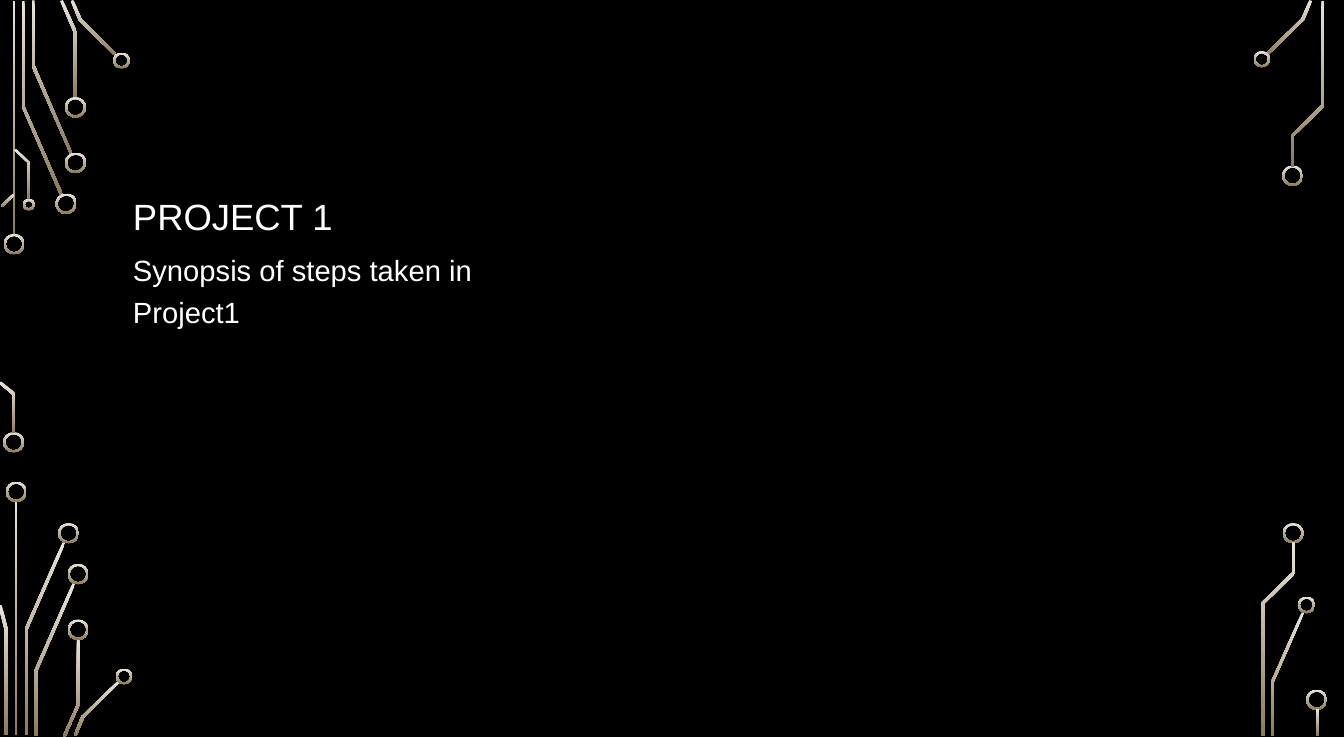
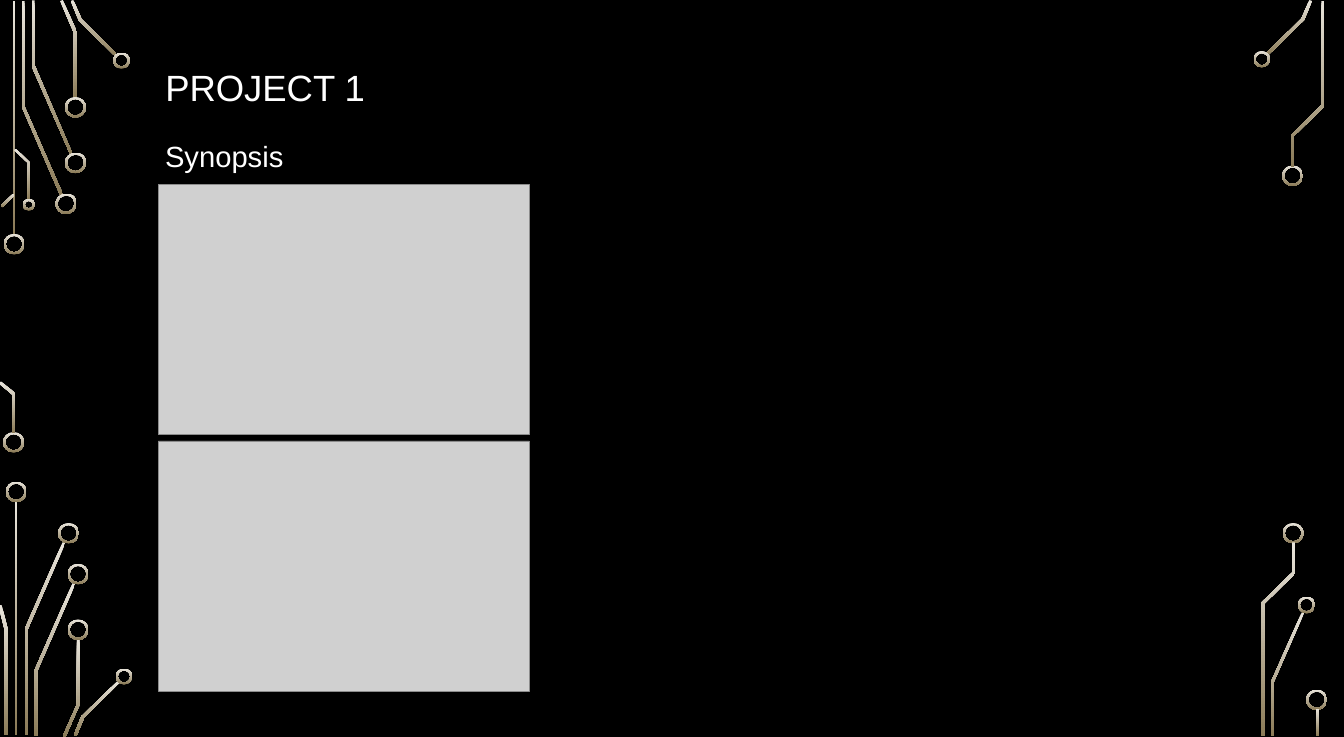
Before and after one commit to ngupta23/PredictingPerformanceIntegratedCircuits, a slide deck: slide 4 of Presentation/MSDS6372_Project2_Presentation.pptx. Drawn at 1344x737 pixels with LibreOffice and Linux fonts; fonts in the diff are those of the drawing; grey boxes stand for pictures; background and template pictures are left out. Boxes give left, top, right and bottom in pixels: in the first picture for what was removed or moved away, otherwise in the second. Text is boxed around its words. In the diff, an @@ line names an element or a change of style, - is before the commit and + after.

Commit message:
Final Presentation and Paper Moved from OneDrive to Git

```diff
--- a/Presentation/MSDS6372_Project2_Presentation.pptx
+++ b/Presentation/MSDS6372_Project2_Presentation.pptx
@@ title "PROJECT 1": place and size @@
-title "PROJECT 1" at [133,204,332,231]
+title "PROJECT 1" at [165,75,365,102]
@@ text at [165,146,283,173]: text changed @@
-Synopsis of steps taken in Project1
+Synopsis
@@ picture added at [158,184,529,435] @@
@@ picture added at [158,441,529,691] @@
```
Also in this commit, not shown: 6 other slides changed, 2 other files.
